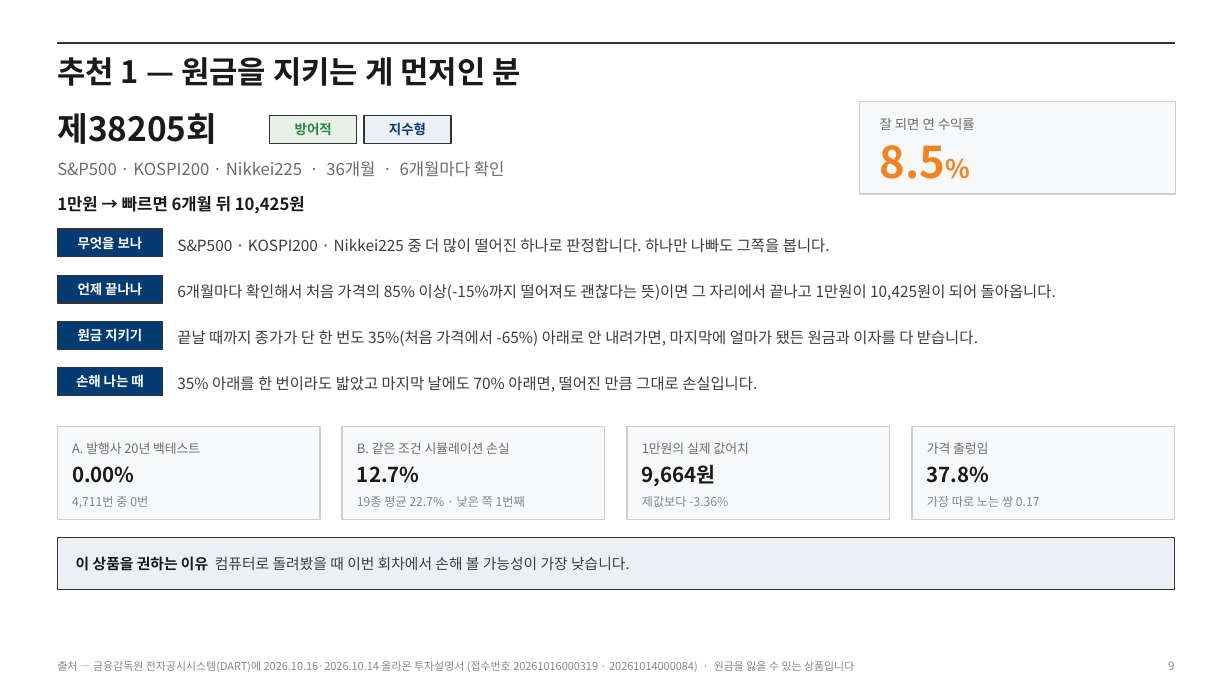
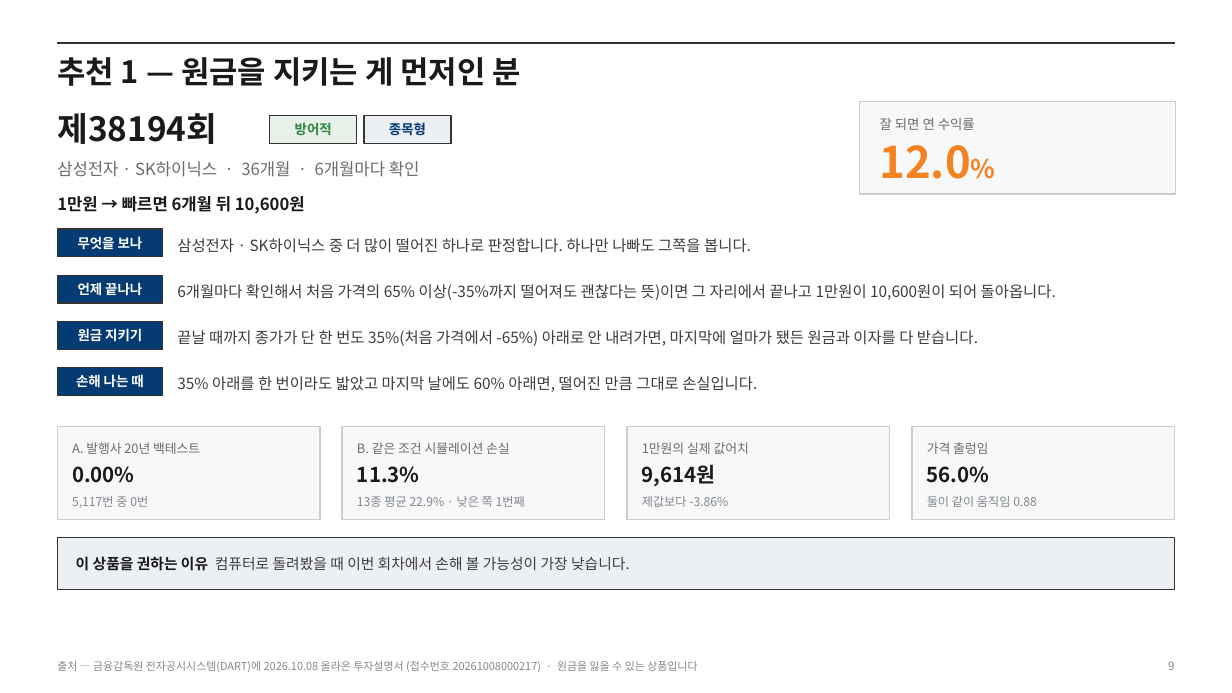
Before and after one commit to hanaroline/work_1, a slide deck: slide 9 of els-analysis-deck.pptx. Drawn at 1232x693 pixels with LibreOffice and Linux fonts; fonts in the diff are those of the drawing. Boxes give left, top, right and bottom in pixels: in the first picture for what was removed or moved away, otherwise in the second. Text is boxed around its words. In the diff, an @@ line names an element or a change of style, - is before the commit and + after.

```diff
--- a/els-analysis-deck.pptx
+++ b/els-analysis-deck.pptx
@@ text at <box>57,113,217,144</box>: text changed @@
-제38205회
+제38194회
@@ text at <box>389,122,426,135</box>: text changed @@
-지수형
+종목형
@@ text at <box>880,145,971,179</box>: text changed @@
-8.5%
+12.0%
@@ text at <box>57,161,420,177</box>: text changed @@
-S&P500 · KOSPI200 · Nikkei225 · 36개월 · 6개월마다 확인
+삼성전자 · SK하이닉스 · 36개월 · 6개월마다 확인
@@ text at <box>57,196,305,214</box>: text changed @@
-1만원 → 빠르면 6개월 뒤 10,425원
+1만원 → 빠르면 6개월 뒤 10,600원
@@ text at <box>177,238,751,253</box>: text changed @@
-S&P500 · KOSPI200 · Nikkei225 중 더 많이 떨어진 하나로 판정합니다. 하나만 나빠도 그쪽을 봅니다.
+삼성전자 · SK하이닉스 중 더 많이 떨어진 하나로 판정합니다. 하나만 나빠도 그쪽을 봅니다.
@@ text at <box>177,284,1056,300</box>: text changed @@
-6개월마다 확인해서 처음 가격의 85% 이상(-15%까지 떨어져도 괜찮다는 뜻)이면 그 자리에서 끝나고 1만원이 10,425원이 되어 돌아옵니다.
+6개월마다 확인해서 처음 가격의 65% 이상(-35%까지 떨어져도 괜찮다는 뜻)이면 그 자리에서 끝나고 1만원이 10,600원이 되어 돌아옵니다.
@@ text at <box>177,376,757,392</box>: text changed @@
-35% 아래를 한 번이라도 밟았고 마지막 날에도 70% 아래면, 떨어진 만큼 그대로 손실입니다.
+35% 아래를 한 번이라도 밟았고 마지막 날에도 60% 아래면, 떨어진 만큼 그대로 손실입니다.
@@ text at <box>357,466,420,483</box>: text changed @@
-12.7%
+11.3%
@@ text at <box>642,464,716,486</box>: text changed @@
-9,664원
+9,614원
@@ text at <box>927,466,990,483</box>: text changed @@
-37.8%
+56.0%
@@ text at <box>72,496,148,508</box>: text changed @@
-4,711번 중 0번
+5,117번 중 0번
@@ text at <box>357,496,525,507</box>: text changed @@
-19종 평균 22.7% · 낮은 쪽 1번째
+13종 평균 22.9% · 낮은 쪽 1번째
@@ text at <box>927,496,1037,507</box>: text changed @@
-가장 따로 노는 쌍 0.17
+둘이 같이 움직임 0.88
@@ text at <box>57,661,697,672</box>: text changed @@
-출처 — 금융감독원 전자공시시스템(DART)에 2026.10.16·2026.10.14 올라온 투자설명서 (접수번호 20261016000319 · 20261014000084) · 원금을 잃을 수 있는 상품입니다
+출처 — 금융감독원 전자공시시스템(DART)에 2026.10.08 올라온 투자설명서 (접수번호 20261008000217) · 원금을 잃을 수 있는 상품입니다
```
Also in this commit, not shown: 15 other slides changed, 23 other files.
